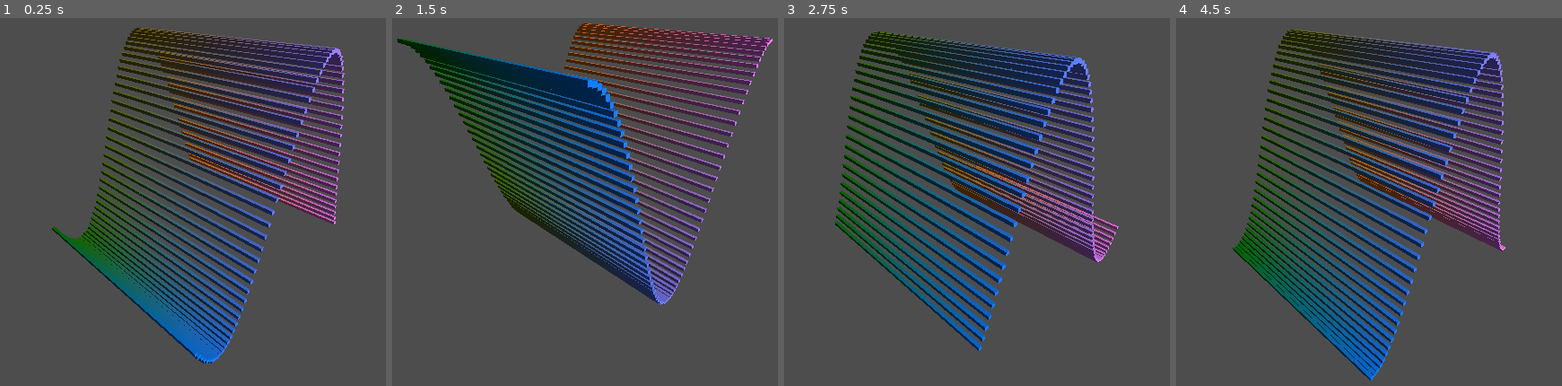
Above: before the commit, frames 1-4 (left to right).
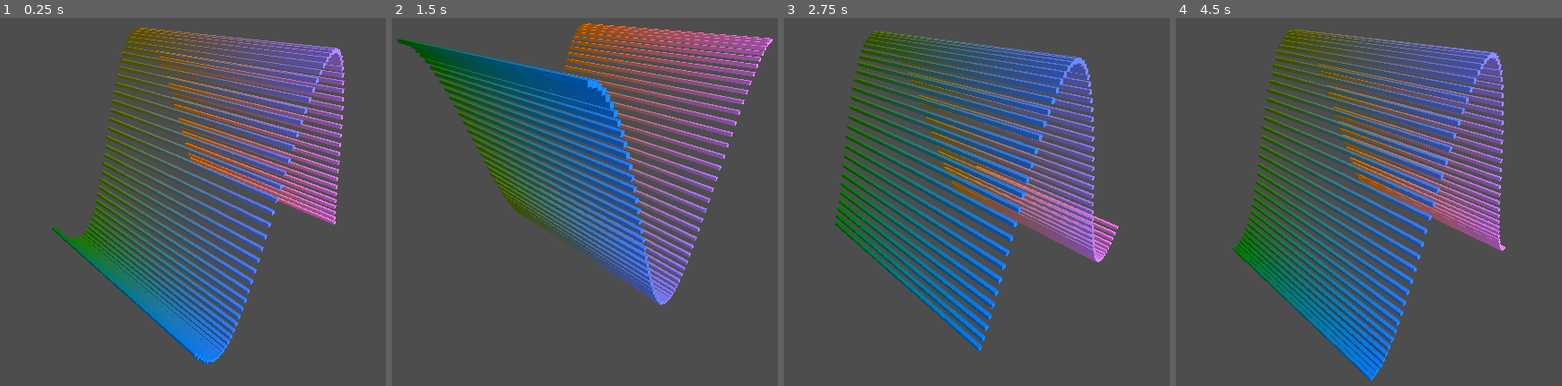
Above: after the commit, the same moments.

Repository: lcrol77/godot-coding-challenges
Game: Godot game, scene res://graph.tscn
The game is run twice, just before and just after one commit, with the same random seed, the same clock (stepped at 60 frames per second) and the same inputs.
Inputs:
- Up to frame 1 (0.25 s): no input
- Up to frame 2 (1.5 s): no input
- Up to frame 3 (2.75 s): no input
- Up to frame 4 (4.5 s): no input

The runs differ from the first frame. In frame 1, 24% of the frame differs, in the area x 13-90%, y 2-94%; in frame 2, 25%; in frame 3, 24%; in frame 4, 26%, in the area x 14-86%, y 3-99%.

Commit message:
tweeks to lighting

Diff:
--- a/graph/graph.tscn
+++ b/graph/graph.tscn
@@ -10,7 +10,9 @@
 
 [sub_resource type="Environment" id="Environment_2637j"]
 sky = SubResource("Sky_41hjn")
+ambient_light_source = 2
 ambient_light_color = Color(1, 1, 1, 1)
+ambient_light_energy = 0.35
 
 [node name="Graph" type="Node3D" node_paths=PackedStringArray("points_container")]
 transform = Transform3D(0.906308, 0, 0.422618, 0, 1, 0, -0.422618, 0, 0.906308, 0, 0, 0)
